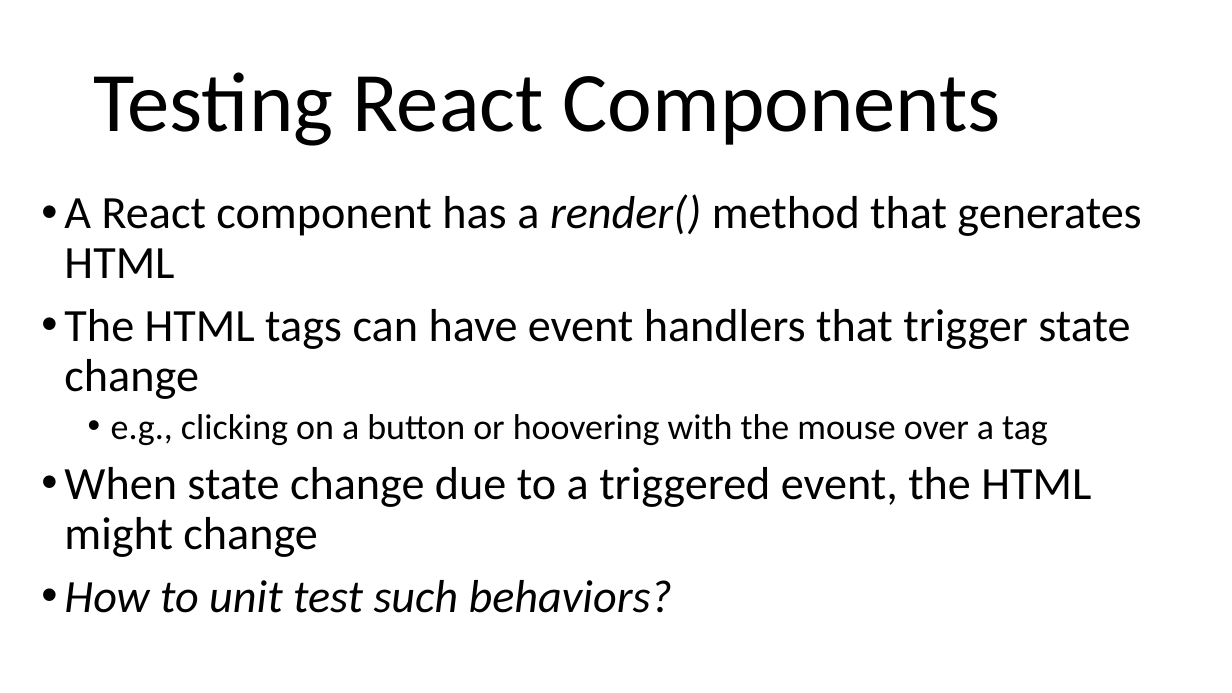
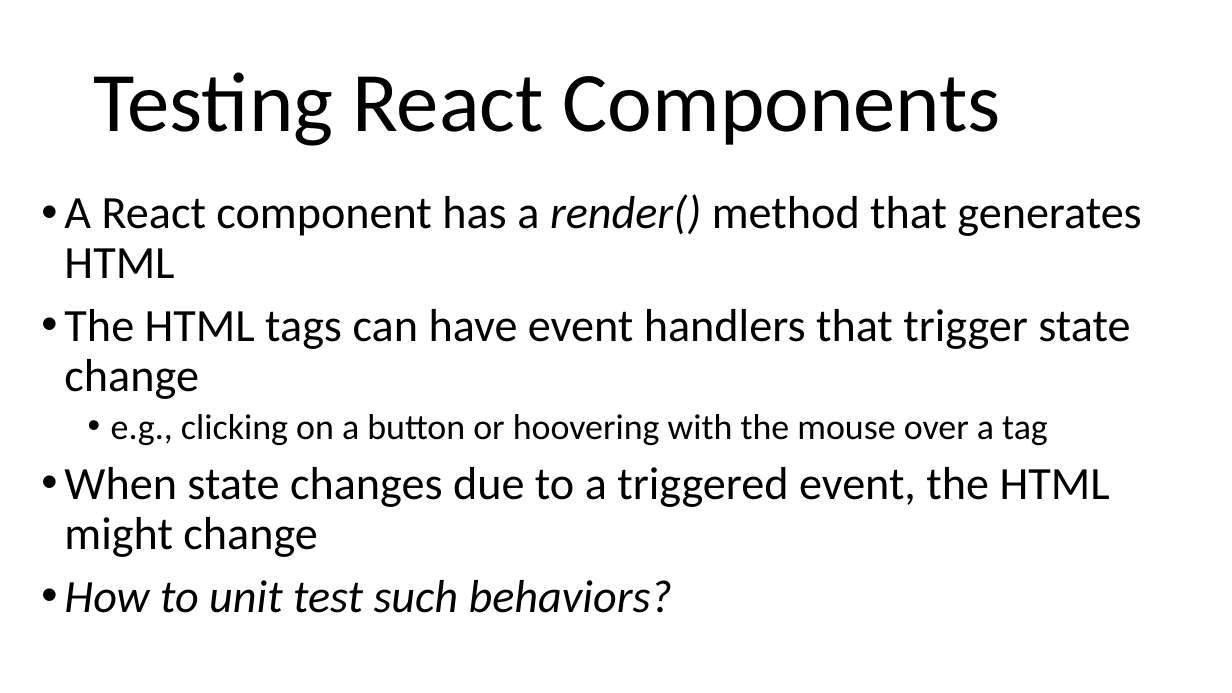
Before and after one commit to arcuri82/web_development_and_api_design, a slide deck: slide 8 of docs/slides/lesson_04.pptx. Drawn at 1232x693 pixels with LibreOffice and Linux fonts; fonts in the diff are those of the drawing. Boxes give left, top, right and bottom in pixels: in the first picture for what was removed or moved away, otherwise in the second. Text is boxed around its words. In the diff, an @@ line names an element or a change of style, - is before the commit and + after.

```diff
--- a/docs/slides/lesson_04.pptx
+++ b/docs/slides/lesson_04.pptx
@@ text at (64, 467, 1110, 557): text changed @@
-• When state change due to a triggered event, the HTML might change
+• When state changes due to a triggered event, the HTML might change
```
Also in this commit, not shown: 2 other slides changed, 1 other file.
